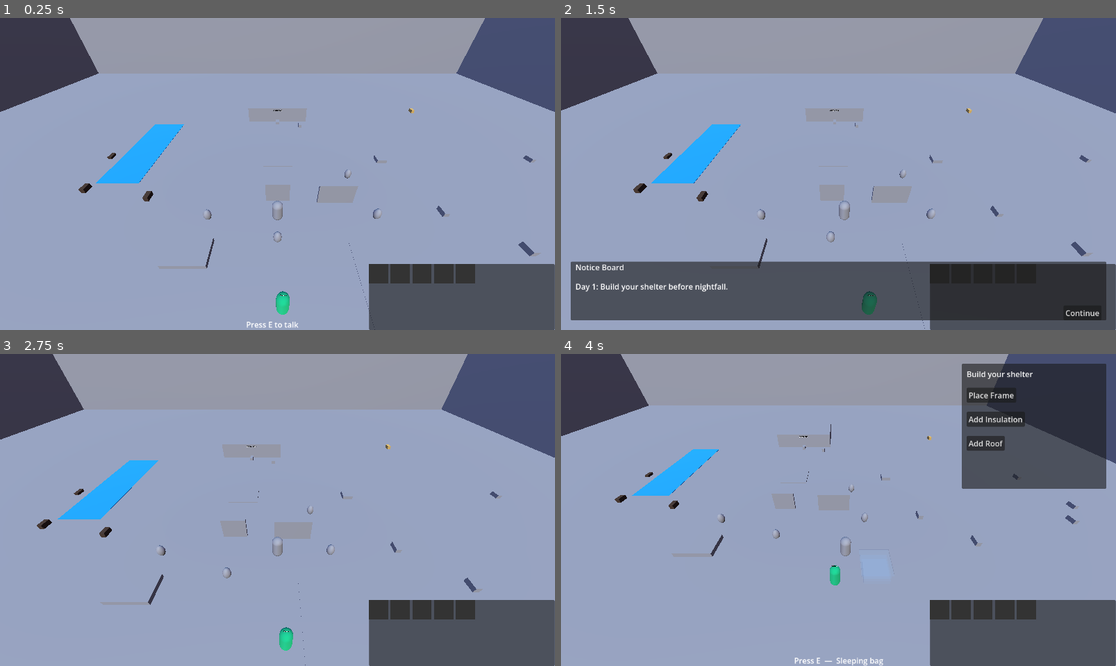
Above: before the commit, frames 1-4 (two rows, left to right).
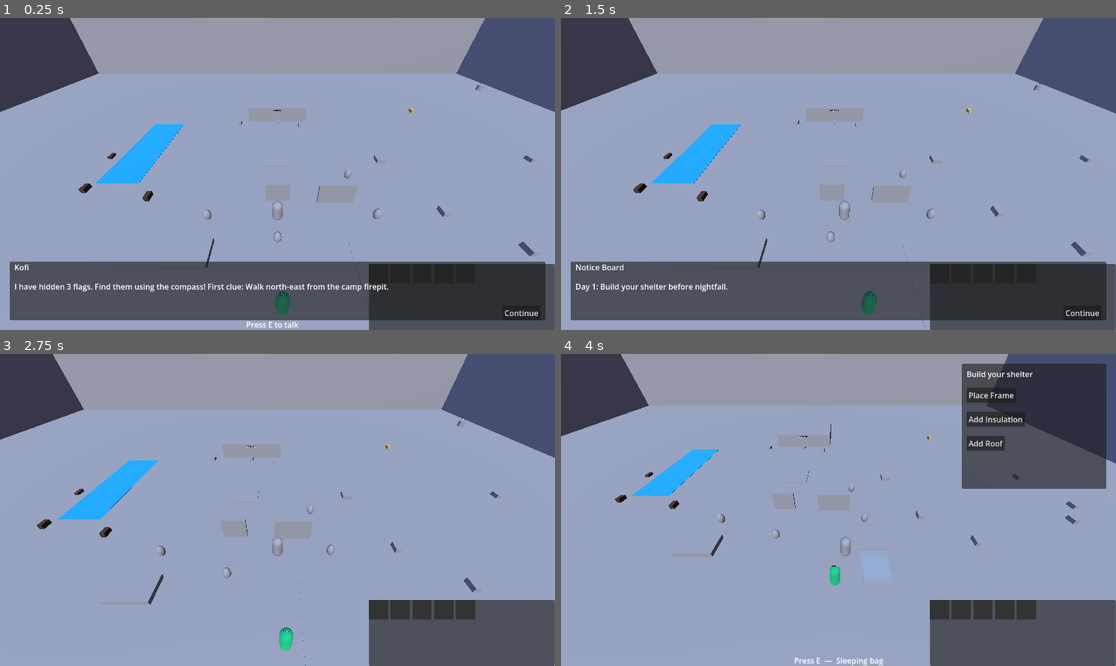
Above: after the commit, the same moments.

Repository: Actulus/scout-camp
Game: Godot game, scene res://scenes/world/world.tscn
Same seed, same stepped clock (60 frames per second), same inputs: the game is played once before the commit and once after it.
Inputs (mouse positions are in pixels of both pictures, inside the frame that each line leads up to):
- Up to frame 1 (0.25 s): no input
- Up to frame 2 (1.5 s): click (1082, 314) at 0.5 s, where only the run after the commit has a clickable "Continue"; tap E at 1.25 s; hold D (move_right) from 1.28 s (still down); hold Enter (ui_accept) from 1.28 s (still down)
- Up to frame 3 (2.75 s): release D (move_right) at 2 s; release Enter (ui_accept) at 2 s; click "Continue" at 2 s
- Up to frame 4 (4 s): hold S (move_down) 2.78-3.53 s; tap Enter (ui_accept) at 2.85, 3.02, 3.32 s; hold D (move_right) from 3.53 s (still down); hold Enter (ui_accept) from 3.53 s (still down)

The runs differ from the first frame. In frame 1, 17% of the frame differs, in the area x 1-99%, y 20-97%; in frame 2, less than 0.1%; in frame 3, less than 0.1%; in frame 4, less than 0.1%.

Commit message:
navigation skill

Diff:
--- /dev/null
+++ b/scenes/skills/navigation/flag_marker.tscn
@@ -0,0 +1,20 @@
+[gd_scene format=3 uid="uid://dg7djq4fbwgw3"]
+
+[ext_resource type="Script" uid="uid://5k32lokhd2cn" path="res://scripts/flag_marker.gd" id="1_6qj2v"]
+
+[sub_resource type="CylinderMesh" id="CylinderMesh_a2k4u"]
+
+[sub_resource type="CylinderShape3D" id="CylinderShape3D_6qj2v"]
+
+[node name="FlagMarker" type="StaticBody3D" unique_id=1267834448]
+script = ExtResource("1_6qj2v")
+
+[node name="MeshInstance3D" type="MeshInstance3D" parent="." unique_id=236235086]
+mesh = SubResource("CylinderMesh_a2k4u")
+
+[node name="CollisionShape3D" type="CollisionShape3D" parent="." unique_id=1154027636]
+shape = SubResource("CylinderShape3D_6qj2v")
+
+[node name="Label3D" type="Label3D" parent="." unique_id=1431819378]
+transform = Transform3D(1, 0, 0, 0, 1, 0, 0, 0, 1, 0, 1.2886634, 0)
+text = "Flag"
--- /dev/null
+++ b/scenes/skills/navigation/skill_navigation.tscn
@@ -0,0 +1,20 @@
+[gd_scene format=3 uid="uid://d03ct21m7yv1l"]
+
+[ext_resource type="PackedScene" uid="uid://dg7djq4fbwgw3" path="res://scenes/skills/navigation/flag_marker.tscn" id="1_5hsj3"]
+[ext_resource type="Script" uid="uid://8xpv1vdxcxm7" path="res://scripts/skill_navigation.gd" id="1_p45x0"]
+
+[node name="SkillNavigation" type="Node3D" unique_id=828446682]
+script = ExtResource("1_p45x0")
+
+[node name="FlagMarker" parent="." unique_id=1267834448 instance=ExtResource("1_5hsj3")]
+transform = Transform3D(1, 0, 0, 0, 1, 0, 0, 0, 1, 0, 0, 30.294044)
+
+[node name="FlagMarker2" parent="." unique_id=301356755 instance=ExtResource("1_5hsj3")]
+transform = Transform3D(1, 0, 0, 0, 1, 0, 0, 0, 1, -45.50364, 0, 29.694199)
+clue_text = "Walk south from the large rock."
+flag_index = 2
+
+[node name="FlagMarker3" parent="." unique_id=753149457 instance=ExtResource("1_5hsj3")]
+transform = Transform3D(1, 0, 0, 0, 1, 0, 0, 0, 1, 32.41362, 0, -37.448864)
+clue_text = "Walk west from the large rock."
+flag_index = 3
--- a/scenes/ui/hud.tscn
+++ b/scenes/ui/hud.tscn
@@ -75,3 +75,16 @@
 offset_right = 220.0
 offset_bottom = 40.0
 color = Color(0.2, 0.2, 0.2, 1)
+
+[node name="CompassRose" type="Label" parent="Control" unique_id=344210092]
+layout_mode = 1
+anchors_preset = 3
+anchor_left = 1.0
+anchor_top = 1.0
+anchor_right = 1.0
+anchor_bottom = 1.0
+offset_left = -65.0
+offset_top = -23.0
+grow_horizontal = 0
+grow_vertical = 0
+text = "N/S/E/W"
--- a/scenes/world/world.tscn
+++ b/scenes/world/world.tscn
@@ -10,6 +10,7 @@
 [ext_resource type="PackedScene" uid="uid://dgk1tifyk2p2v" path="res://scenes/skills/shelter/shelter_item.tscn" id="8_j2gmx"]
 [ext_resource type="PackedScene" uid="uid://dc6o1d7aqpj1k" path="res://scenes/ui/badge_card.tscn" id="9_1yooq"]
 [ext_resource type="PackedScene" uid="uid://cw5fydvm5by5h" path="res://scenes/skills/fire/fire_item.tscn" id="10_gb53w"]
+[ext_resource type="PackedScene" uid="uid://d03ct21m7yv1l" path="res://scenes/skills/navigation/skill_navigation.tscn" id="11_5qq27"]
 
 [sub_resource type="BoxMesh" id="BoxMesh_4rhad"]
 size = Vector3(100, 0.2, 100)
@@ -231,3 +232,11 @@
 transform = Transform3D(1, 0, 0, 0, 1, 0, 0, 0, 1, 0, 0.26549435, -16.463396)
 item_name = "canteen"
 display_name = "Canteen"
+
+[node name="ShelterItem11" parent="." unique_id=992768937 instance=ExtResource("8_j2gmx")]
+transform = Transform3D(1, 0, 0, 0, 1, 0, 0, 0, 1, -5.155239, 0.41312122, -16.078634)
+item_name = "compass"
+display_name = "Compass"
+
+[node name="SkillNavigation" parent="." unique_id=828446682 instance=ExtResource("11_5qq27")]
+transform = Transform3D(1, 0, 0, 0, 1, 0, 0, 0, 1, 6.6460075, 0, 6.653038)
--- /dev/null
+++ b/scripts/flag_marker.gd
@@ -0,0 +1,14 @@
+extends StaticBody3D
+
+@export var clue_text: String = "Walk north from the large rock."
+@export var flag_index = 1
+
+# Called when the node enters the scene tree for the first time.
+func _ready() -> void:
+	$Label3D.text = "Flag " + str(flag_index)
+
+func interact(player: Node):
+	var box = get_tree().root.get_node("World/DialogueBox")
+	box.show_dialogue("Flag " + str(flag_index) + " found!", "Well done! Next clue: " + clue_text)
+	GameManager.emit_signal("flag_found", flag_index)
+	queue_free()
--- a/scripts/game_manager.gd
+++ b/scripts/game_manager.gd
@@ -13,6 +13,7 @@
 signal skill_completed(skill_id: String)
 signal badge_earned(badge_id: String)
 signal day_changed(day_number: int)
+signal flag_found(flag_index: int)
 
 func complete_skill(skill_id:  String):
 	if not skills_completed[skill_id]:
--- a/scripts/hud.gd
+++ b/scripts/hud.gd
@@ -17,3 +17,6 @@
 	var idx = badge_slots.find(badge_id)
 	if idx >= 0:
 		get_node("Control/Panel/Badge" + str(idx+1)).color = badge_colors[badge_id]
+
+func _process(_delta):
+	$Control/CompassRose.visible = GameManager.current_day == 5 and get_node("/root/World/Player/Inventory").has_item("compass")
--- /dev/null
+++ b/scripts/skill_navigation.gd
@@ -0,0 +1,23 @@
+extends Node3D
+
+var flags_found = 0
+var player_ref: Node
+
+# Called when the node enters the scene tree for the first time.
+func _ready():
+	#if GameManager.current_day == 5:
+		GameManager.flag_found.connect(_on_flag_found)
+		var box = get_tree().root.get_node("World/DialogueBox")
+		box.show_dialogue("Kofi",
+		"I have hidden 3 flags. Find them using the compass! " + \
+		"First clue: Walk north-east from the camp firepit.")
+
+func set_player(p: Node):
+	player_ref = p
+	print("player_ref set to: ", player_ref)
+
+func _on_flag_found(idx: int):
+	flags_found += 1
+	if flags_found >= 3:
+		GameManager.complete_skill("navigation")
+		queue_free()
Not shown, added: scripts/flag_marker.gd.uid
Not shown, added: scripts/skill_navigation.gd.uid
